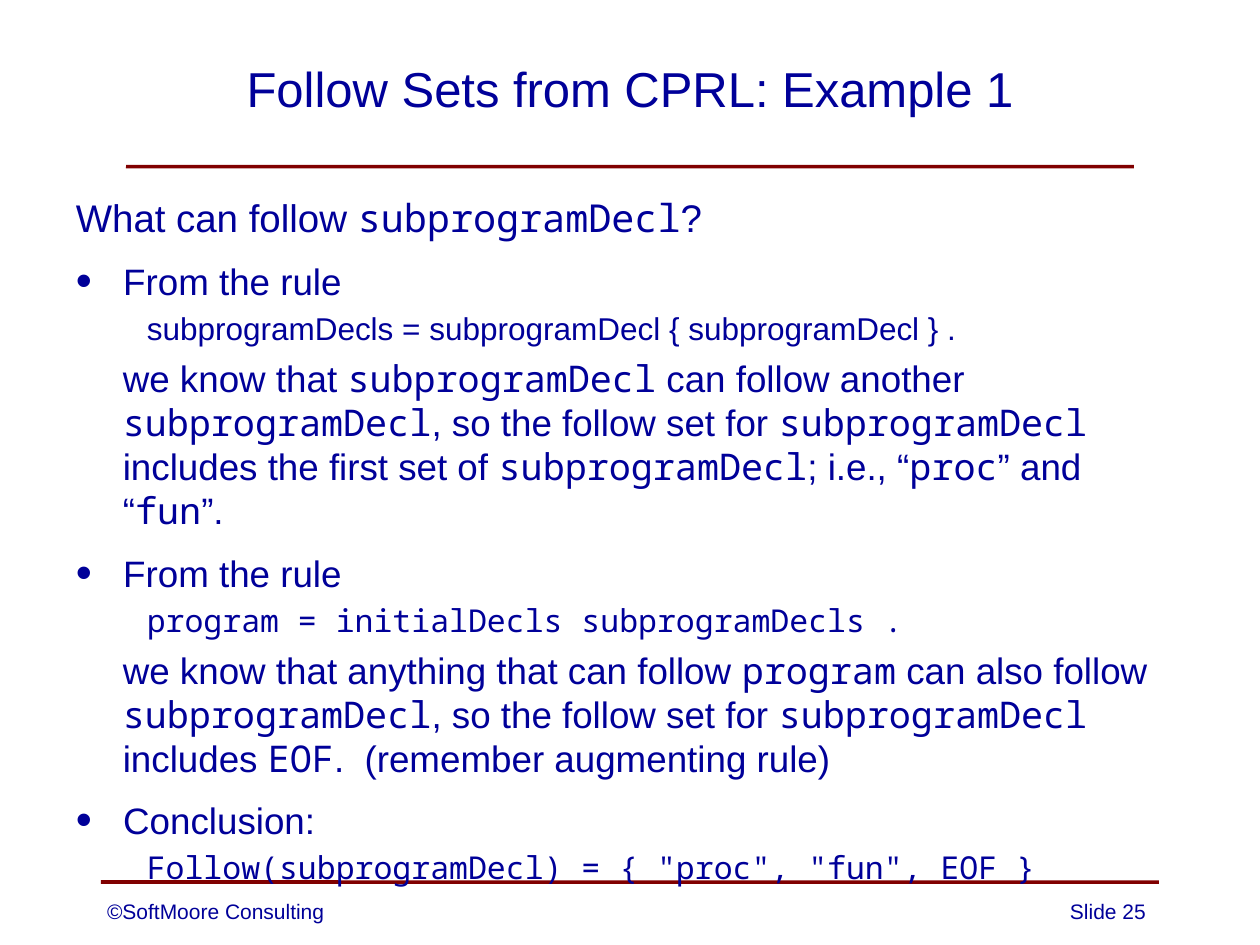
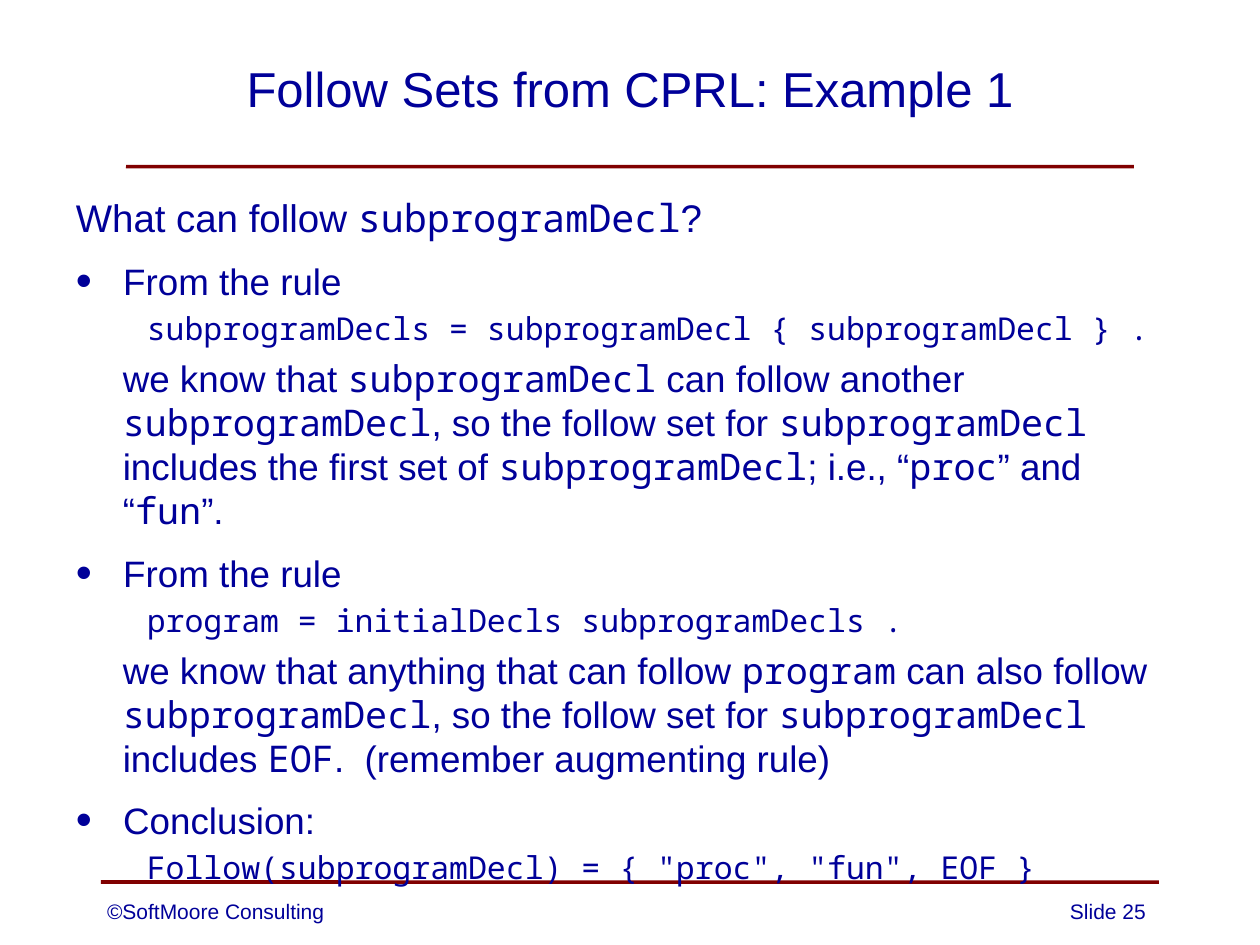
Before and after one commit to SoftMoore/CPRL-Java-4th, a slide deck: slide 25 of PowerPoints/06 - Syntax Analysis.pptx. Drawn at 1260x945 pixels with LibreOffice and Linux fonts; fonts in the diff are those of the drawing. Boxes give left, top, right and bottom in pixels: in the first picture for what was removed or moved away, otherwise in the second. Text is boxed around its words. In the diff, an @@ line names an element or a change of style, - is before the commit and + after.

```diff
--- a/PowerPoints/06 - Syntax Analysis.pptx
+++ b/PowerPoints/06 - Syntax Analysis.pptx
@@ text at box(147, 316, 1073, 348): font Arial to Noto Sans Mono in "subprogramDecls = subprogramDecl { subprogramDecl } ." @@
```
Also in this commit, not shown: 1 other slide changed.
